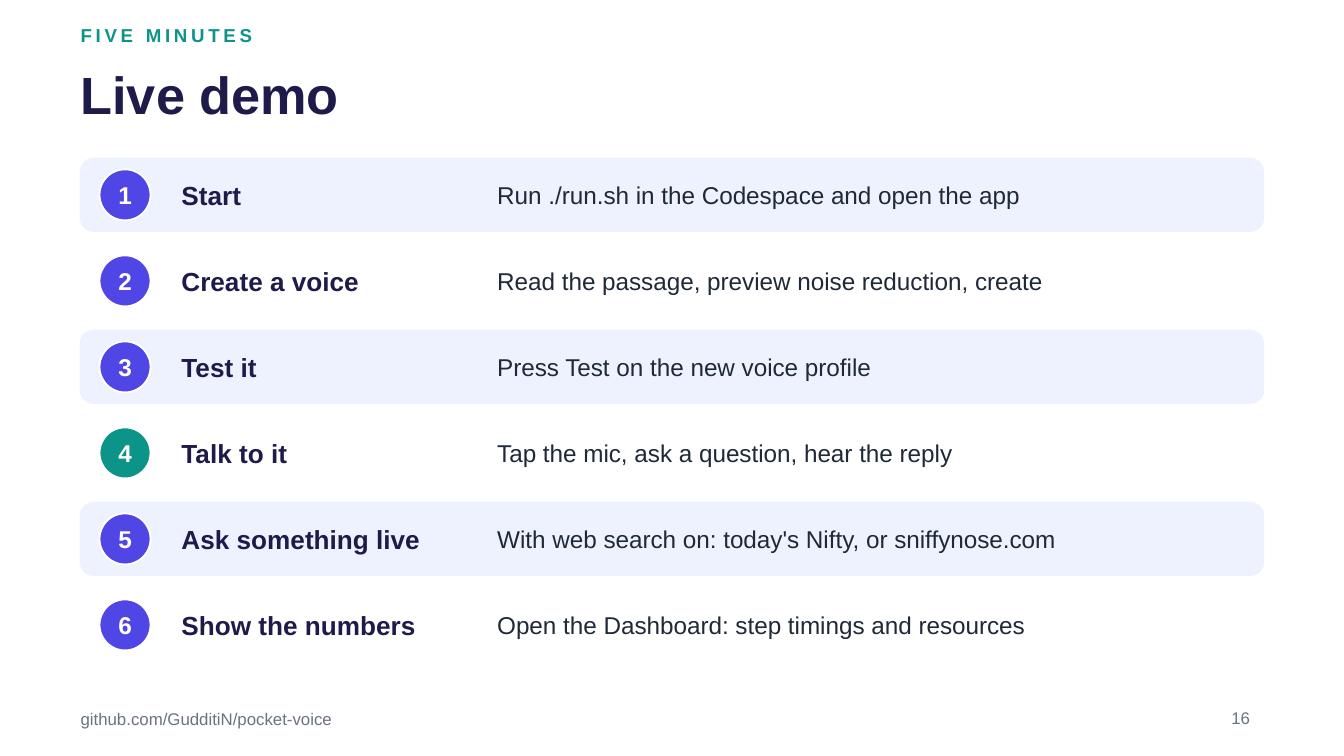
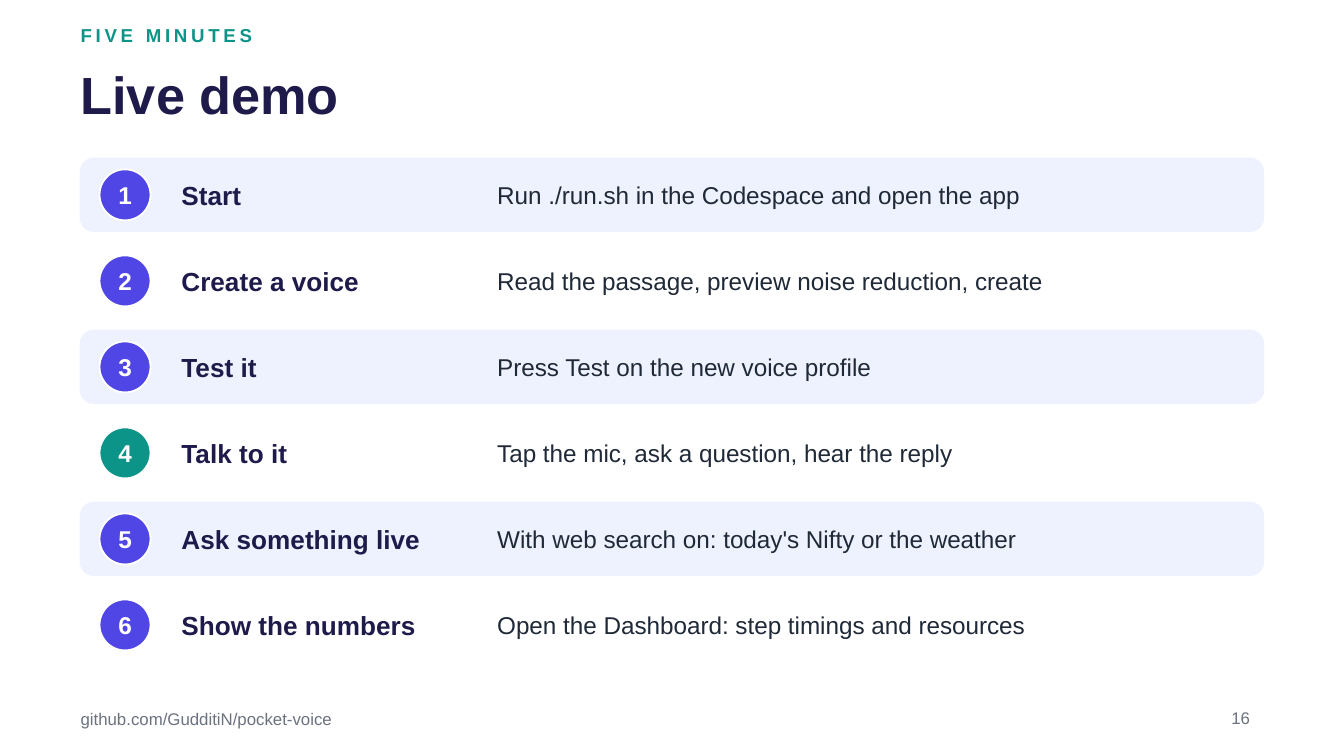
Before and after one commit to GudditiN/pocket-voice, a slide deck: slide 16 of docs/Pocket-Voice.pptx. Drawn at 1344x756 pixels with LibreOffice and Linux fonts; fonts in the diff are those of the drawing. Boxes give left, top, right and bottom in pixels: in the first picture for what was removed or moved away, otherwise in the second. Text is boxed around its words. In the diff, an @@ line names an element or a change of style, - is before the commit and + after.

```diff
--- a/docs/Pocket-Voice.pptx
+++ b/docs/Pocket-Voice.pptx
@@ text at [497,530,1016,553]: text changed @@
-With web search on: today's Nifty, or sniffynose.com
+With web search on: today's Nifty or the weather
```
Also in this commit, not shown: 1 other slide changed, 23 other files.
